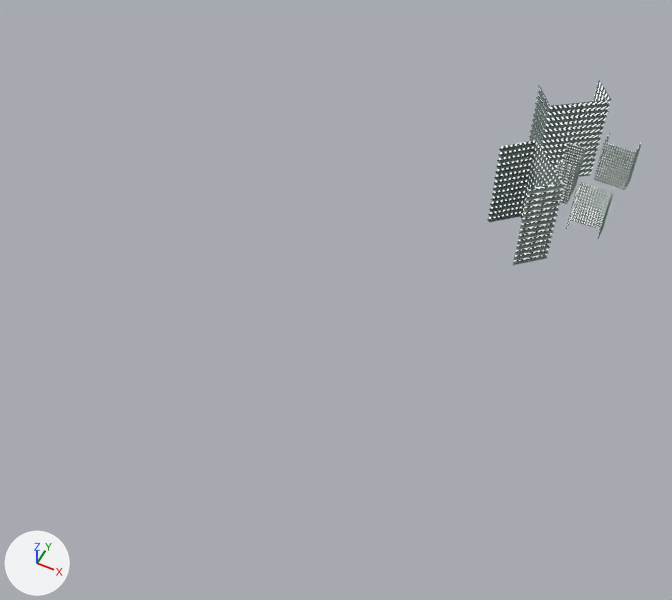
Before and after pictures for a commit that changed the glTF model Cyberpunk Scene/AFrame_CyberP_Scene/Cyberpunk_Scene.glb.
The view is the same before and after, from a 50 mm camera at (207.0, -2318.0, 1906.0) aimed at (-701.0, -502.0, -365.0). Every picture has the same lights, and +X, +Y and +Z are marked at lower left. Where no turn or scale is listed for an object, it has been applied to the vertices.

Script lines for the objects in view, before the commit:
```python
me_cube_006 = bpy.data.meshes.new('Cube.006')
me_cube_006.from_pydata(...)  # 288 vertices, 420 faces; spans x -28.0..29.0, y -53.0..53.0, z 0.0..154.0
me_cube_006.materials.append(mat_gradients_001)
me_cube_007 = bpy.data.meshes.new('Cube.007')
me_cube_007.from_pydata(...)  # 176 vertices, 252 faces; spans x -51.0..51.0, y -27.0..29.0, z 0.0..154.0
me_cube_007.materials.append(mat_gradients_001)
me_cube_008 = bpy.data.meshes.new('Cube.008')
me_cube_008.from_pydata(...)  # 176 vertices, 252 faces; spans x -113.0..115.0, y -105.0..103.0, z 0.0..309.0
me_cube_008.materials.append(mat_gradients_001)
me_cube_010 = bpy.data.meshes.new('Cube.010')
me_cube_010.from_pydata(...)  # 288 vertices, 420 faces; spans x -113.0..115.0, y -117.0..119.0, z 0.0..309.0
me_cube_010.materials.append(mat_gradients_001)
me_cube_011 = bpy.data.meshes.new('Cube.011')
me_cube_011.from_pydata(...)  # 288 vertices, 420 faces; spans x -54.0..54.0, y -32.0..31.0, z 0.0..154.0
me_cube_011.materials.append(mat_gradients_001)
ob_building_1 = bpy.data.objects.new('Building 1', me_cube_006)
ob_building_1.location = (-147.0, 2.0, -79.0)
ob_building_1_001 = bpy.data.objects.new('Building 1.001', me_cube_007)
ob_building_1_001.location = (-36.0, -138.0, -79.0)
ob_building_1_002 = bpy.data.objects.new('Building 1.002', me_cube_008)
ob_building_1_002.location = (-214.0, 198.0, -152.0)
ob_building_1_003 = bpy.data.objects.new('Building 1.003', me_cube_010)
ob_building_1_003.location = (-226.0, -184.0, -162.0)
ob_building_1_004 = bpy.data.objects.new('Building 1.004', me_cube_011)
ob_building_1_004.location = (-24.0, 131.0, -79.0)
```
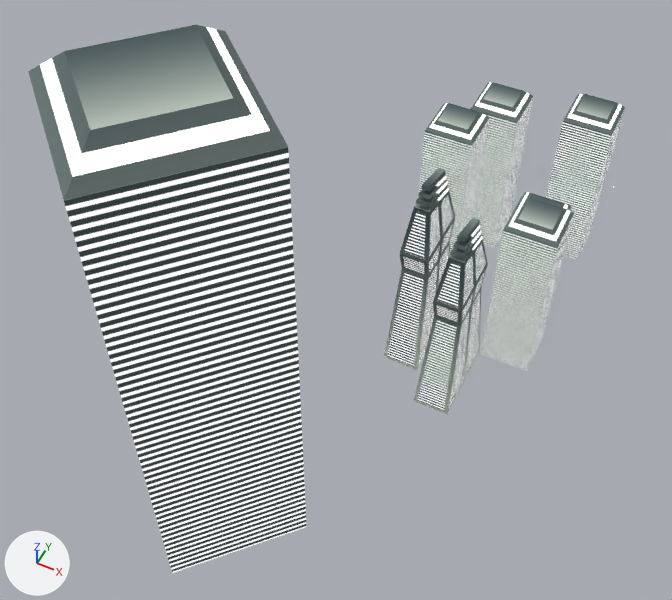
The change, as a list of edits to the scene's bpy script:
```text
Add me_cube_006_1:
    me_cube_006_1.from_pydata(...)  # 20 vertices, 34 faces; spans x -77.0..77.0, y -77.0..77.0, z -284.0..284.0
    me_cube_006_1.materials.append(mat_gradients)
Add me_cube_010_1:
    me_cube_010_1.from_pydata(...)  # 132 vertices, 256 faces; spans x -2.7..2.7, y -6.9..6.9, z -16.2..16.2
    me_cube_010_1.materials.append(mat_gradients)
Remove ob_building_1:
    ob_building_1 = bpy.data.objects.new('Building 1', me_cube_006)
    ob_building_1.location = (-147.0, 2.0, -79.0)
Remove ob_building_1_001:
    ob_building_1_001 = bpy.data.objects.new('Building 1.001', me_cube_007)
    ob_building_1_001.location = (-36.0, -138.0, -79.0)
Remove ob_building_1_002:
    ob_building_1_002 = bpy.data.objects.new('Building 1.002', me_cube_008)
    ob_building_1_002.location = (-214.0, 198.0, -152.0)
Remove ob_building_1_003:
    ob_building_1_003 = bpy.data.objects.new('Building 1.003', me_cube_010)
    ob_building_1_003.location = (-226.0, -184.0, -162.0)
Remove ob_building_1_004:
    ob_building_1_004 = bpy.data.objects.new('Building 1.004', me_cube_011)
    ob_building_1_004.location = (-24.0, 131.0, -79.0)
Add ob_square_building_005:
    ob_square_building_005 = bpy.data.objects.new('Square building.005', me_cube_006_1)
    ob_square_building_005.location = (-409.0, 84.0, -126.0)
Add ob_square_building_004:
    ob_square_building_004 = bpy.data.objects.new('Square building.004', me_cube_006_1)
    ob_square_building_004.location = (-1026.0, -851.0, -339.0)
    ob_square_building_004.rotation_euler = (0.0, 0.0, 0.827)  # degrees (0, 0, 47)
    ob_square_building_004.scale = (3.38, 3.38, 3.38)
Add ob_square_building_003:
    ob_square_building_003 = bpy.data.objects.new('Square building.003', me_cube_006_1)
    ob_square_building_003.location = (-178.0, -133.0, -328.0)
Add ob_square_building_002:
    ob_square_building_002 = bpy.data.objects.new('Square building.002', me_cube_006_1)
    ob_square_building_002.location = (-132.0, 155.0, -126.0)
Add ob_square_building_001:
    ob_square_building_001 = bpy.data.objects.new('Square building.001', me_cube_006_1)
    ob_square_building_001.location = (-132.0, -384.0, -126.0)
Add ob_square_building:
    ob_square_building = bpy.data.objects.new('Square building', me_cube_006_1)
    ob_square_building.location = (-494.0, -81.0, -126.0)
Add ob_triangle_building_001:
    ob_triangle_building_001 = bpy.data.objects.new('Triangle Building.001', me_cube_010_1)
    ob_triangle_building_001.location = (-332.0, -367.0, -344.0)
    ob_triangle_building_001.scale = (22.7, 22.7, 22.7)
Add ob_triangle_building:
    ob_triangle_building = bpy.data.objects.new('Triangle Building', me_cube_010_1)
    ob_triangle_building.location = (-476.0, -306.0, -252.0)
    ob_triangle_building.scale = (22.7, 22.7, 22.7)
```

Pixel boxes (x1, y1, x2, y2) of what changed, in the pictures (672 x 600 px):
'Square building.004', added: after (28, 25, 307, 573)
'Square building.001', added: after (481, 196, 575, 370)
'Triangle Building.001', added: after (414, 218, 488, 414)
'Triangle Building', added: after (384, 168, 455, 370)
'Square building.002', added: after (546, 94, 625, 259)
'Building 1.003', deleted: before (487, 140, 565, 265)
'Square building.005', added: after (471, 82, 533, 247)
'Square building', added: after (419, 103, 490, 255)
'Building 1.002', deleted: before (529, 80, 611, 177)
'Building 1.004', deleted: before (594, 133, 642, 190)
'Building 1.001', deleted: before (566, 182, 613, 240)
'Building 1', deleted: before (556, 143, 586, 204)
'Square building.003', added: after (523, 192, 572, 211)
